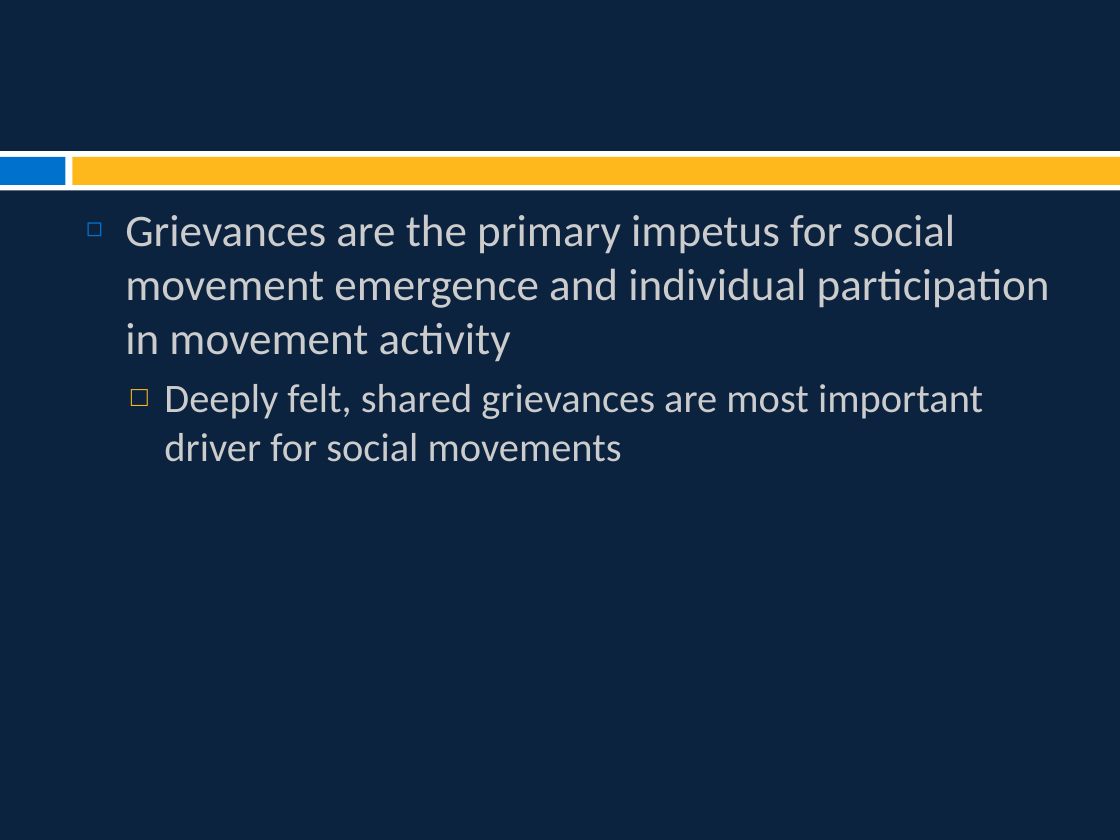
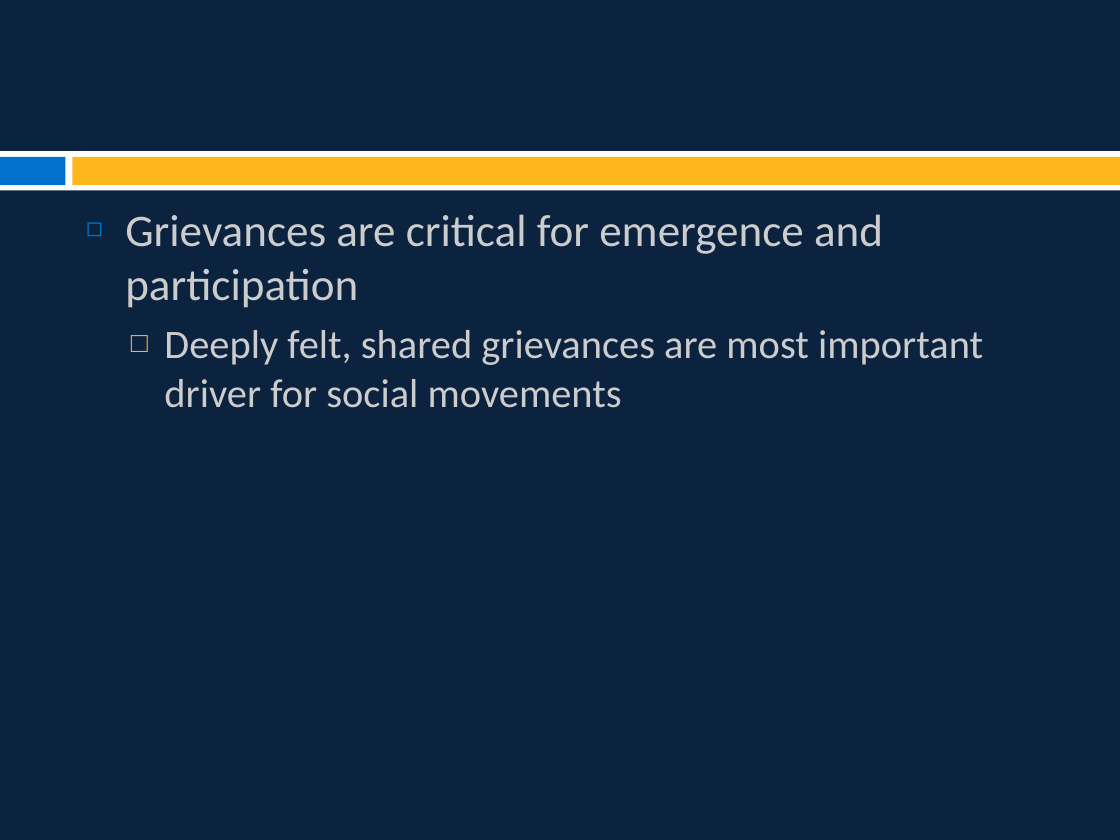
Before and after one commit to burrelvannjr/movements_csuf, a slide deck: slide 3 of ppts/Chapter 2 Slides.pptx. Drawn at 1120x840 pixels with LibreOffice and Linux fonts; fonts in the diff are those of the drawing. Boxes give left, top, right and bottom in pixels: in the first picture for what was removed or moved away, otherwise in the second. Text is boxed around its words. In the diff, an @@ line names an element or a change of style, - is before the commit and + after.

```diff
--- a/ppts/Chapter 2 Slides.pptx
+++ b/ppts/Chapter 2 Slides.pptx
@@ text at (125,214,883,308): text changed @@
-◻ Grievances are the primary impetus for social movement emergence and individual participation in movement activity
+◻ Grievances are critical for emergence and participation
```
Also in this commit, not shown: 8 other slides changed, 5 slides added.
